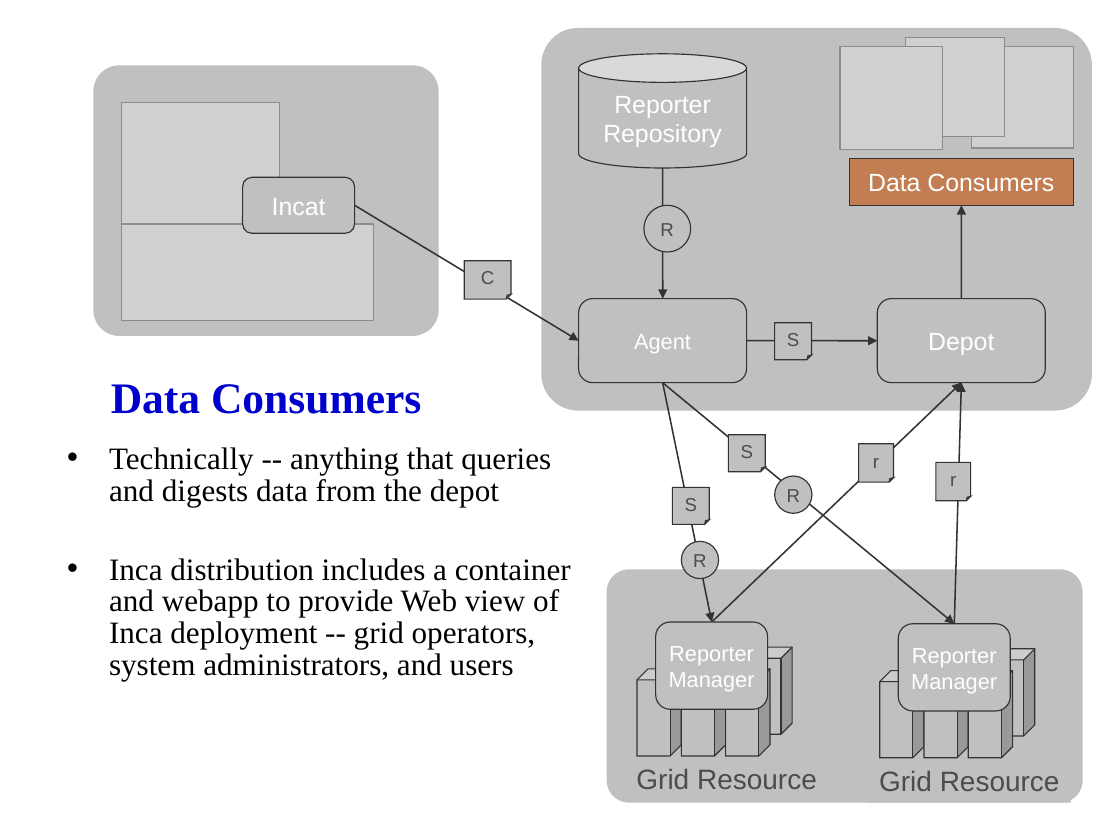
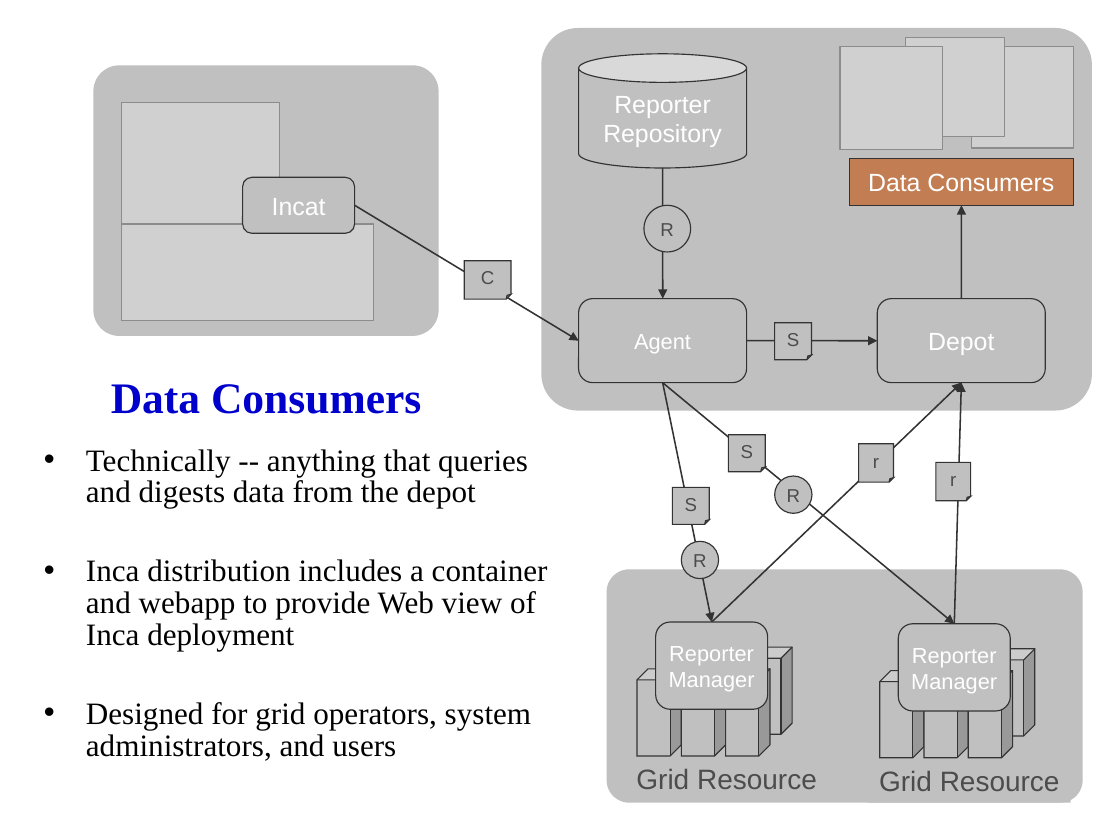
Before and after one commit to IncaProject/inca-xsede, a slide deck: slide 2 of talks/2008workshop/consumer.ppt. Drawn at 1120x840 pixels with LibreOffice and Linux fonts; fonts in the diff are those of the drawing; grey boxes stand for pictures. Boxes give left, top, right and bottom in pixels: in the first picture for what was removed or moved away, otherwise in the second. Text is boxed around its words. In the diff, an @@ line names an element or a change of style, - is before the commit and + after.

```diff
--- a/talks/2008workshop/consumer.ppt
+++ b/talks/2008workshop/consumer.ppt
@@ text "Technically -- anything that queries ...": place and size @@
-text "Technically -- anything that queries ..." at [109, 447, 571, 681]
+text "Technically -- anything that queries ..." at [86, 449, 548, 761]
@@ text at [86, 559, 548, 761]: text changed @@
-• Inca distribution includes a container and webapp to provide Web view of Inca deployment -- grid operators, system administrators, and users
+• Inca distribution includes a container and webapp to provide Web view of Inca deployment
+• Designed for grid operators, system administrators, and users
```
Also in this commit, not shown: 7 other slides changed, 19 slides added, 15 slides removed.
